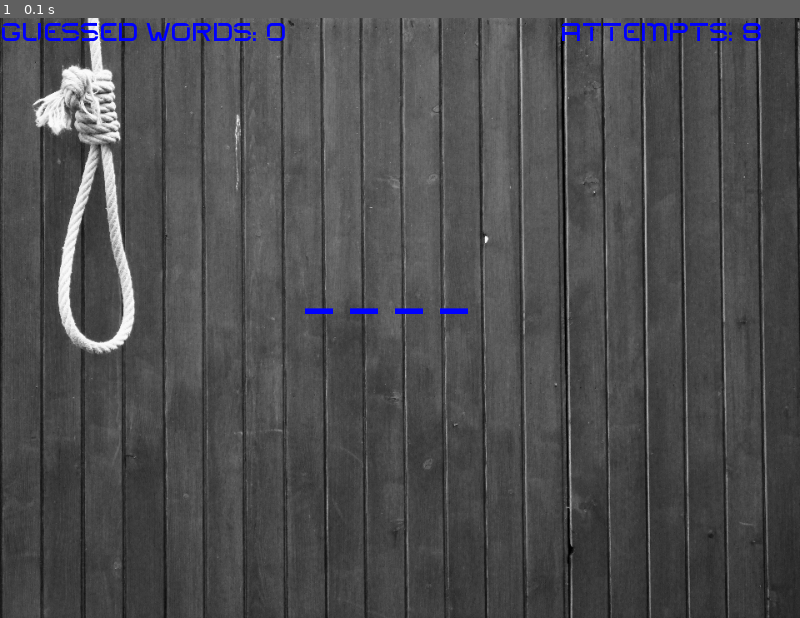
Above: before the commit, frame 1.
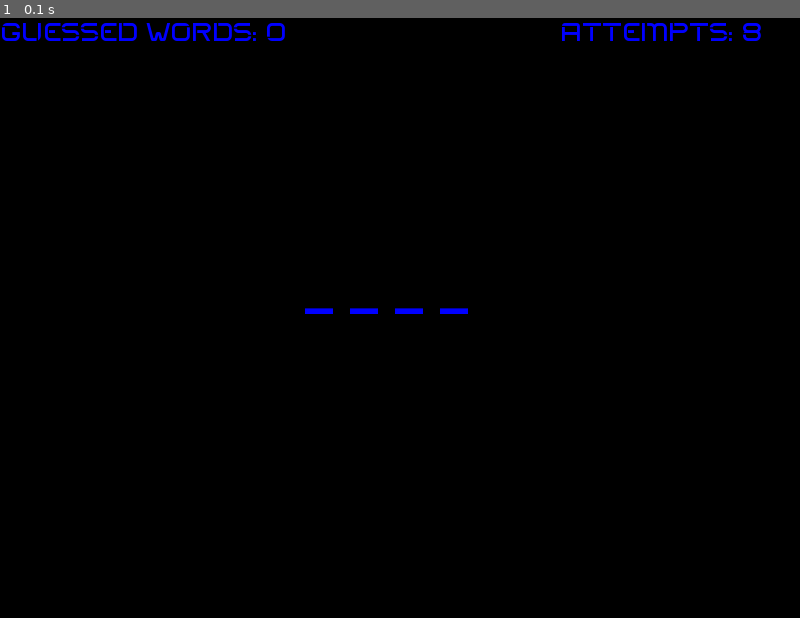
Above: after the commit, the same moment.

Repository: Rasluka/py_game_practice
Game: pygame game, started from 02_my_first_project/app.py
Two runs of this game, one before a commit and one after it. Both use one fixed random seed, a clock stepped at 60 frames per second and the inputs below.
Inputs:
- Up to frame 1 (0.1 s): no input

The runs differ from the first frame. In frame 1, 99% of the frame differs, in the area x 0-100%, y 0-100%.

Commit message:
Sixth commit

Diff:
--- a/02_my_first_project/app.py
+++ b/02_my_first_project/app.py
@@ -15,7 +15,7 @@
 pygame.display.set_caption('Hangman!')
 game_icon = pygame.image.load('./img_files/hangman-game.png')
 pygame.display.set_icon(game_icon)
-background = pygame.image.load('./img_files/bg.jpg')
+# background = pygame.image.load('./img_files/bg.jpg')
 
 # background sound
 mixer.music.load('./sound_files/Stephen_Foster_-_Beautiful_Dreamer.wav')
@@ -39,8 +39,8 @@
 
 while is_running:
 
-    screen.blit(background, (0, 0))
-
+    # screen.blit(background, (0, 0))
+    screen.fill((0, 0, 0))
     for event in pygame.event.get():
         if remaining_attempts > 0:
             print(secret_word)
--- /dev/null
+++ b/03_sprites/app.py
@@ -0,0 +1,39 @@
+import sys
+import pygame
+
+
+class Crosshair(pygame.sprite.Sprite):
+    def __init__(self, width, height, pos_x, pos_y, color):
+        super().__init__()
+        self.image = pygame.Surface([width, height])
+        self.image.fill(color)
+        self.rect = self.image.get_rect()
+        self.rect.center = [pos_x, pos_y]
+
+
+# General setup
+pygame.init()
+clock = pygame.time.Clock()
+
+# Game screen
+screen_width = 1400
+screen_height = 800
+screen = pygame.display.set_mode((screen_width, screen_height))
+background = pygame.image.load('./img_files/bg_green.png')
+background = pygame.transform.scale(background, (screen_width, screen_height))
+
+# Crosshair
+crosshair = Crosshair(50, 50, 100, 100, (255, 0, 255))
+crosshair_group = pygame.sprite.Group()
+crosshair_group.add(crosshair)
+
+while True:
+    for event in pygame.event.get():
+        if event.type == pygame.QUIT:
+            pygame.quit()
+            sys.exit()
+
+    pygame.display.flip()
+    screen.blit(background, (0, 0))
+    crosshair_group.draw(screen)
+    clock.tick(60)
--- /dev/null
+++ b/03_sprites/base_project.py
@@ -0,0 +1,20 @@
+import sys
+import pygame
+
+# General setup
+pygame.init()
+clock = pygame.time.Clock()
+
+# Game screen
+screen_width = 1400
+screen_height = 800
+screen = pygame.display.set_mode((screen_width, screen_height))
+
+while True:
+    for event in pygame.event.get():
+        if event.type == pygame.QUIT:
+            pygame.quit()
+            sys.exit()
+
+    pygame.display.flip()
+    clock.tick(60)
Binary file added: 03_sprites/img_files/bg_green.png
